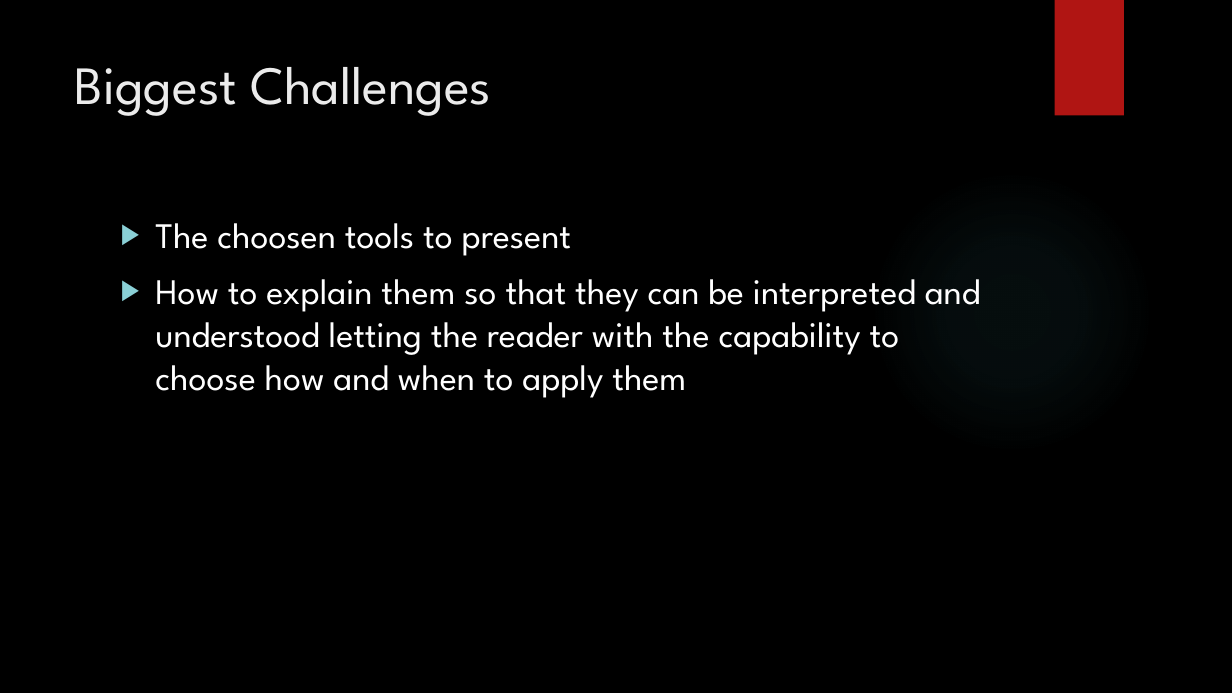
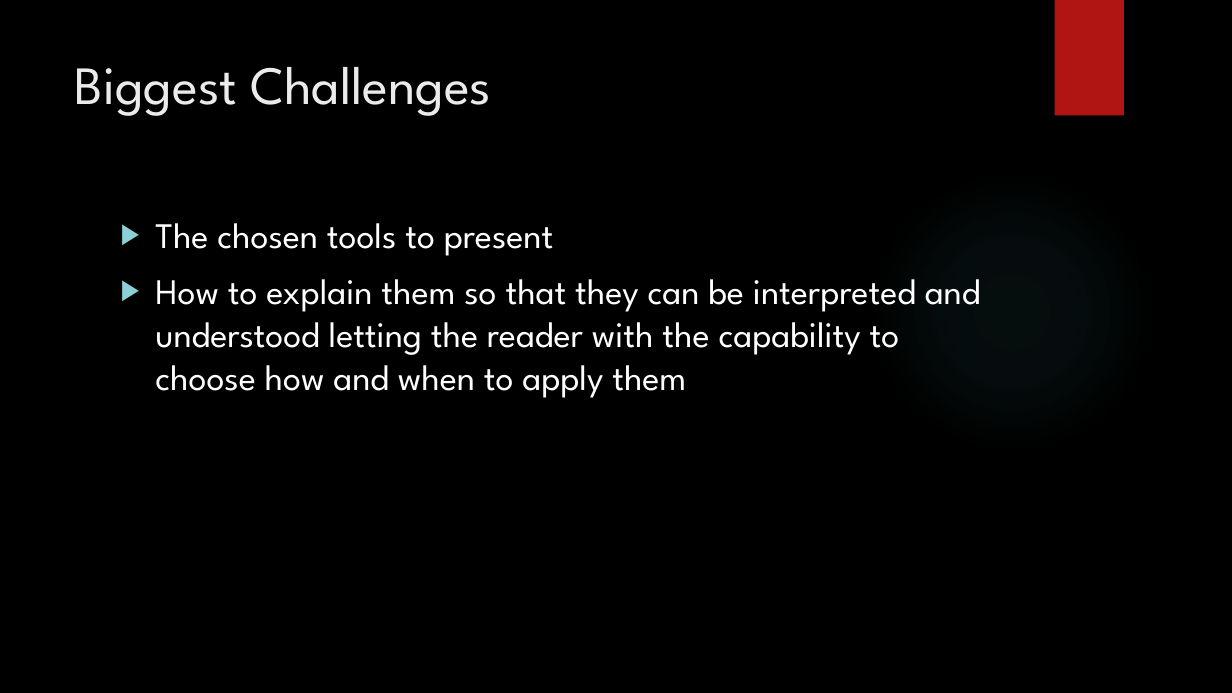
Before and after one commit to pedrocarrega/projectPCM, a slide deck: slide 4 of presentation.pptx. Drawn at 1232x693 pixels with LibreOffice and Linux fonts; fonts in the diff are those of the drawing; background and template pictures are left out. Boxes give left, top, right and bottom in pixels: in the first picture for what was removed or moved away, otherwise in the second. Text is boxed around its words. In the diff, an @@ line names an element or a change of style, - is before the commit and + after.

```diff
--- a/presentation.pptx
+++ b/presentation.pptx
@@ text at (x1=155, y1=223, x2=553, y2=256): text changed @@
-▶ The choosen tools to present
+▶ The chosen tools to present
```
Also in this commit, not shown: 3 other slides changed, 1 slide added, 1 slide removed, 2 other files.
